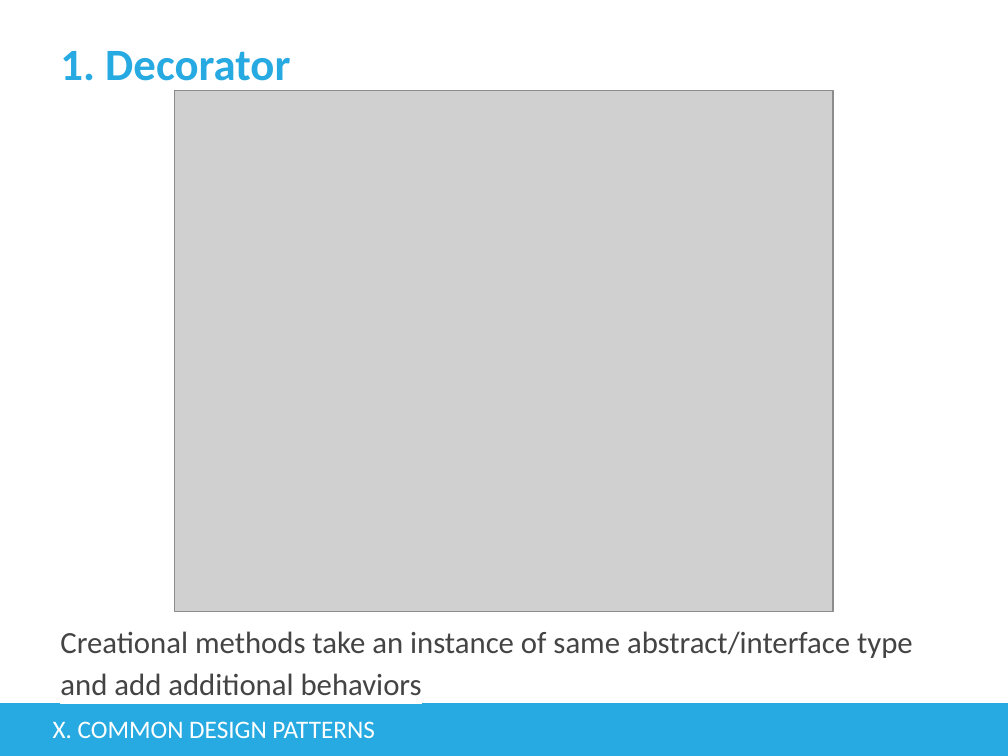
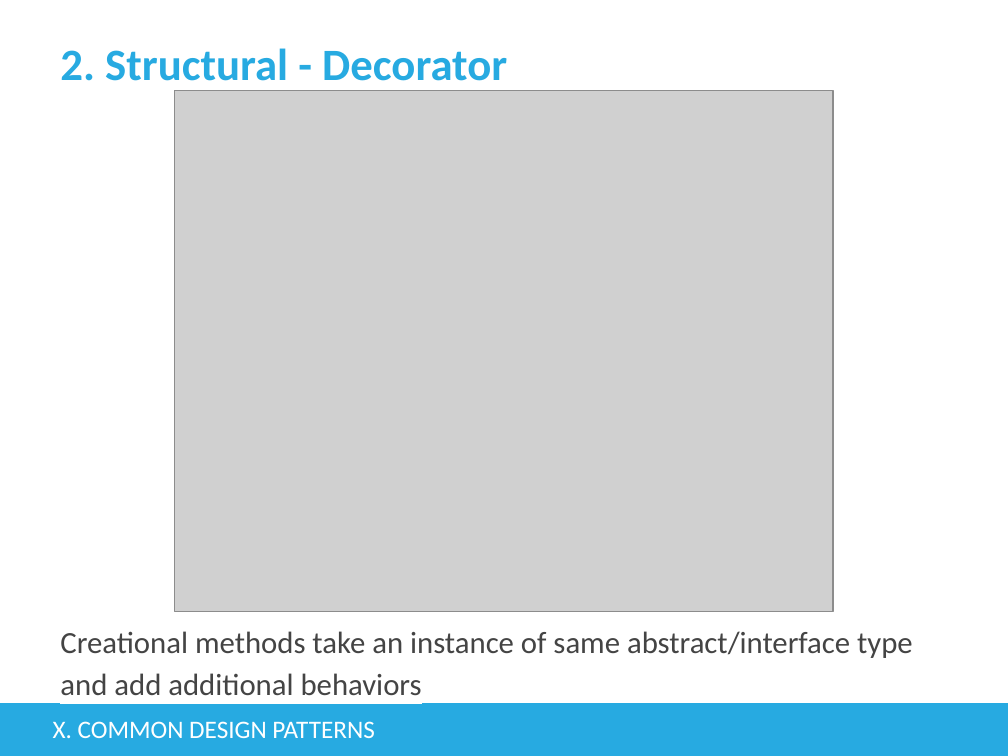
Before and after one commit to tienphat14/java-exercise, a slide deck: slide 102 of src/main/resources/Basic Java.pptx (slide 85 before the commit). Drawn at 1008x756 pixels with LibreOffice and Linux fonts; fonts in the diff are those of the drawing; grey boxes stand for pictures; background and template pictures are left out. Boxes give left, top, right and bottom in pixels: in the first picture for what was removed or moved away, otherwise in the second. Text is boxed around its words. In the diff, an @@ line names an element or a change of style, - is before the commit and + after.

```diff
--- a/src/main/resources/Basic Java.pptx
+++ b/src/main/resources/Basic Java.pptx
@@ title at (60,48,507,91): text changed @@
-1. Decorator
+2. Structural - Decorator
```
Also in this commit, not shown: 9 other slides changed, 19 slides added, 24 other files.
